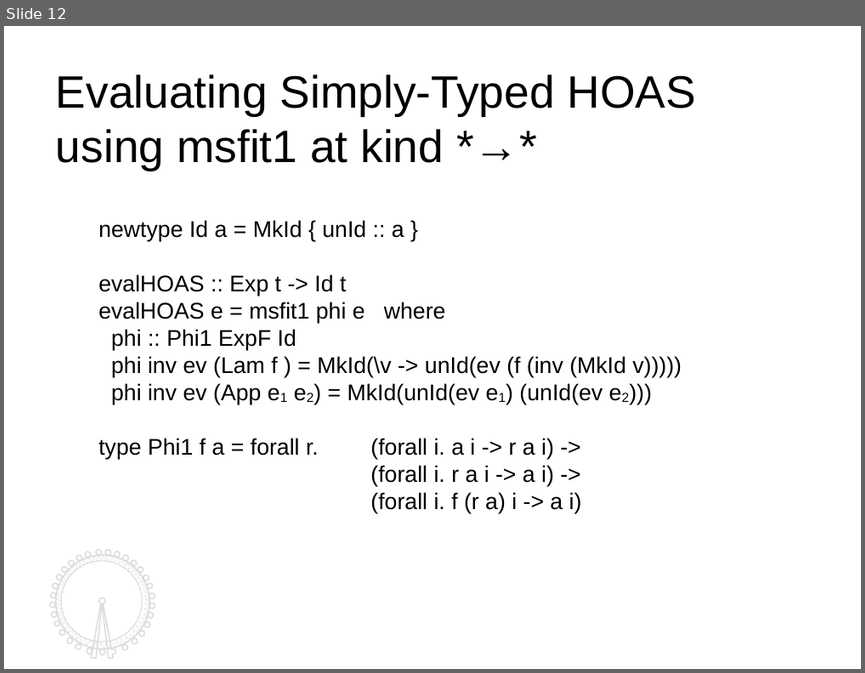
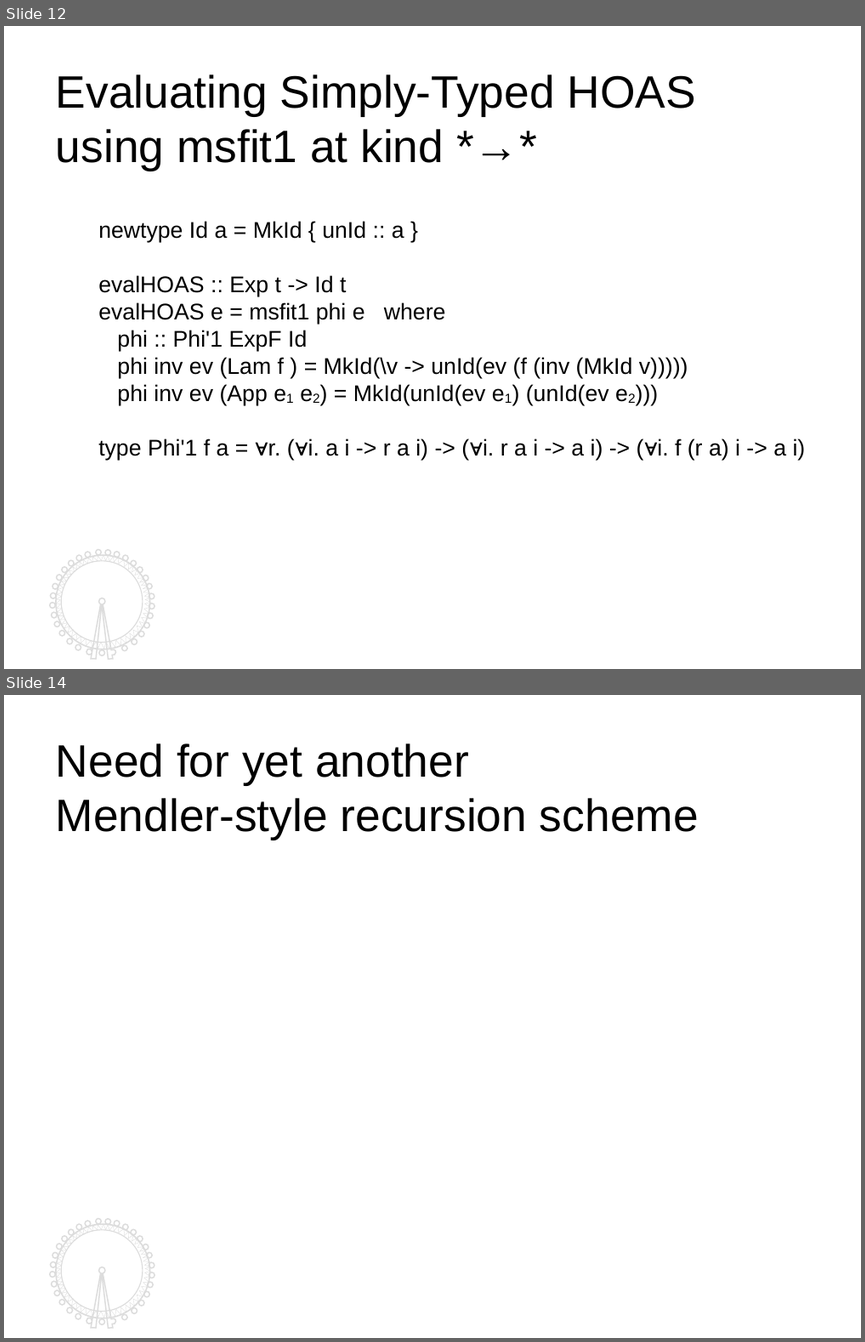
Before and after one commit to kyagrd/naxPapers, a slide deck: draft/TYPES13/ppt/myslide.odp. Shown one above the other, each under a label of ours: slide 12 before the commit, slides 12 and 14 after it; the slides between them are not shown. The pictures are 865x673 and 865x1342 pixels, drawn with LibreOffice and Linux fonts; fonts in the diff are those of the drawing. Boxes give left, top, right and bottom in pixels: in the first picture for what was removed or moved away, otherwise in the second. Text is boxed around its words. In the diff, an @@ line names an element or a change of style, - is before the commit and + after.

```diff
--- a/draft/TYPES13/ppt/myslide.odp
+++ b/draft/TYPES13/ppt/myslide.odp
@@ slide 14 added at <box>4,695,861,1338</box>, background #FFFFFF; not listed: 4 template elements that a slide beside it also shows @@
@@ text added at <box>56,743,698,839</box>, 36 pt, text #000000 @@
+Need for yet another
+Mendler-style recursion scheme
@@ slide 12 changed as well @@
@@ text at <box>117,329,307,351</box>: text changed @@
-phi :: Phi1 ExpF Id
+phi :: Phi'1 ExpF Id
@@ text at <box>98,438,806,460</box>: text changed @@
-type Phi1 f a = forall r. (forall i. a i -> r a i) ->
-(forall i. r a i -> a i) ->
-(forall i. f (r a) i -> a i)
+type Phi'1 f a = ∀r. (∀i. a i -> r a i) -> (∀i. r a i -> a i) -> (∀i. f (r a) i -> a i)
```
Also in this commit, not shown: 10 other slides changed, 3 other slides added, 3 slides removed.
